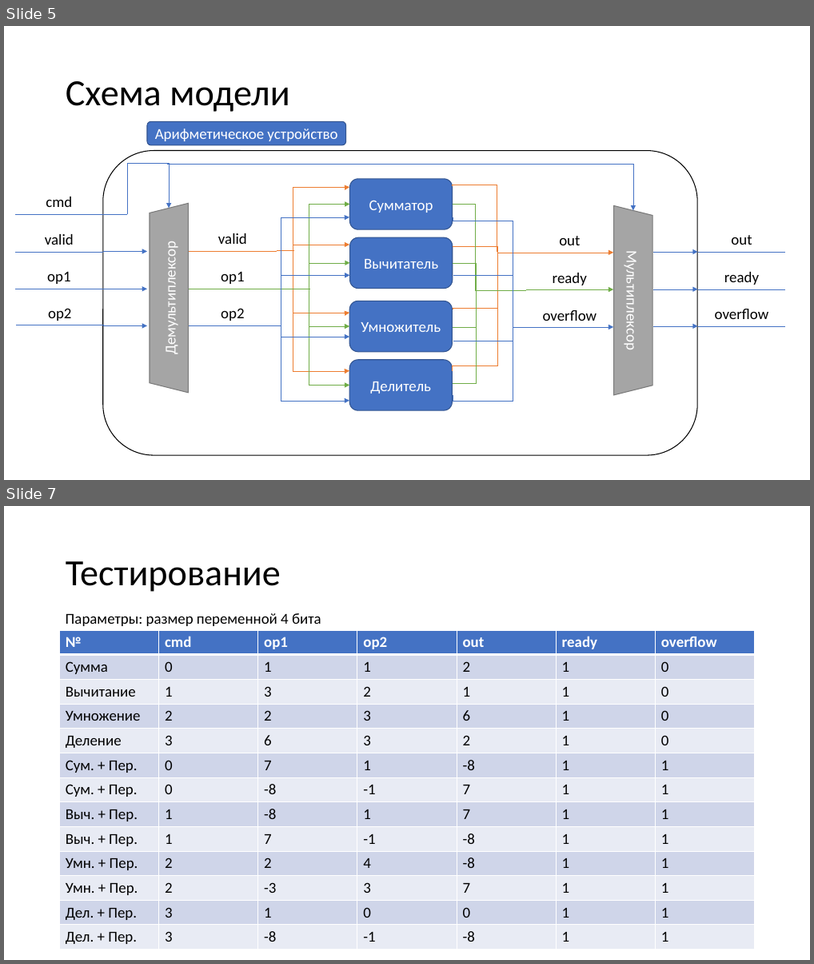
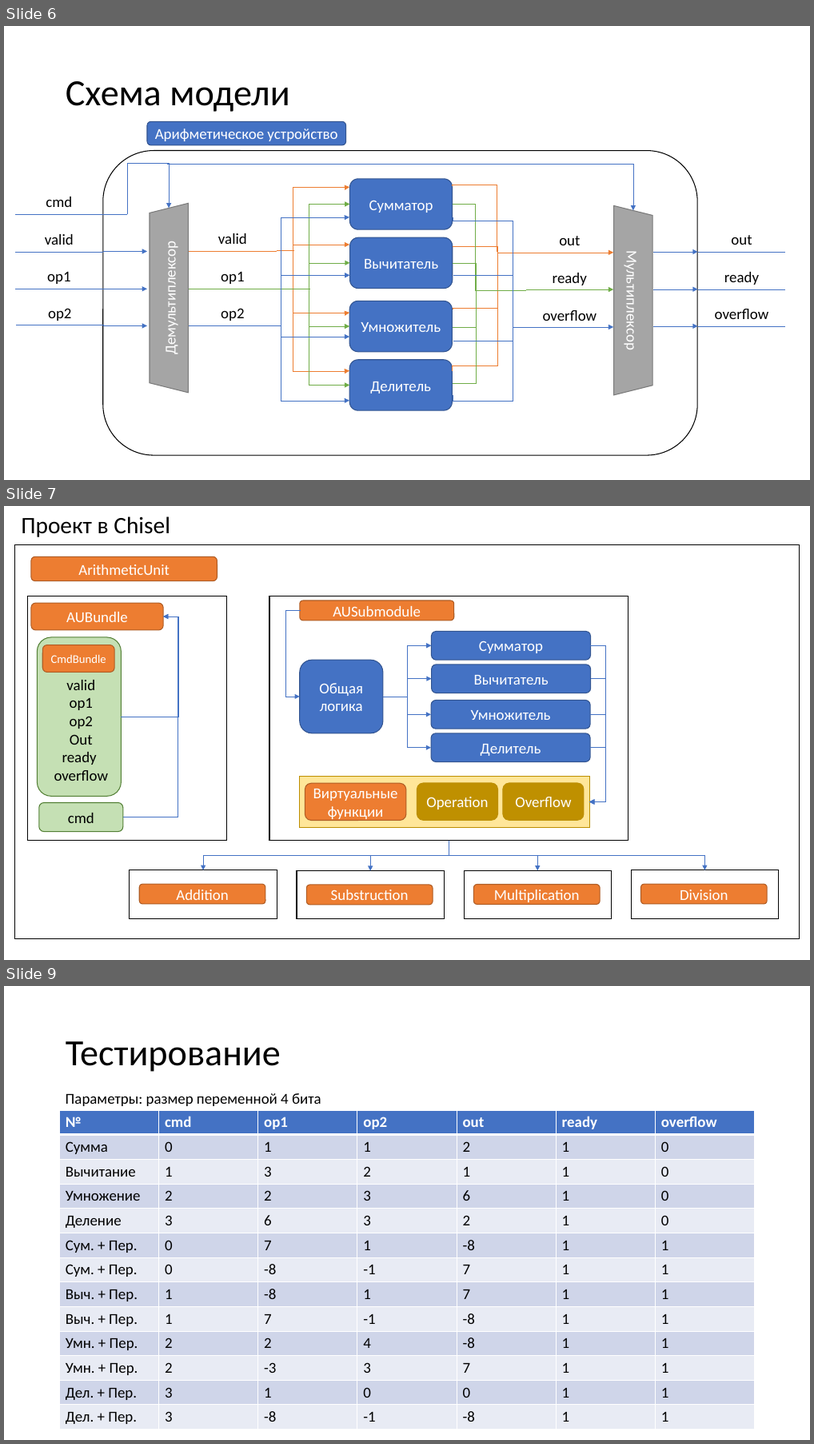
Before and after one commit to Asevulon/Maga_Tests_Chisel, a slide deck: Тестрирование на чизеле.pptx. Shown one above the other, each under a label of ours: slides 5 and 7 before the commit, slides 6, 7 and 9 after it; the slides between them are not shown. The pictures are 814x964 and 814x1444 pixels, drawn with LibreOffice and Linux fonts; fonts in the diff are those of the drawing. Boxes give left, top, right and bottom in pixels: in the first picture for what was removed or moved away, otherwise in the second. Text is boxed around its words. In the diff, an @@ line names an element or a change of style, - is before the commit and + after.

```diff
--- a/Тестрирование на чизеле.pptx
+++ b/Тестрирование на чизеле.pptx
@@ slide 7 added at (4,506,810,960), background #FFFFFF @@
@@ title added at (21,516,170,537), 28 pt, text #000000 @@
+Проект в Chisel
@@ rectangle added at (15,544,799,939), fill #FFFFFF, outline #000000 1 pt @@
@@ rounded rectangle added at (31,557,218,581), fill #ED7D31, outline #AF5C24 1 pt, 18 pt, text #FFFFFF @@
+ArithmeticUnit
@@ group added at (27,596,226,840): 4 rounded rectangles, 2 elbow arrows, 1 rectangle, 1 text @@
+AUBundle
+valid
+op1
+op2
+Out
+ready
+overflow
+CmdBundle
+cmd
@@ group added at (270,596,628,840): 9 rounded rectangles, 9 elbow arrows, 2 rectangles @@
+AUSubmodule
+Вычитатель
+Сумматор
+Умножитель
+Делитель
+Общая логика
+Виртуальные функции
+Operation
+Overflow
@@ elbow arrow added from (450, 840) to (204, 870), #4472C4 0.5 pt @@
@@ elbow arrow added from (450, 840) to (370, 871), #4472C4 0.5 pt @@
@@ elbow arrow added from (450, 840) to (538, 870), #4472C4 0.5 pt @@
@@ elbow arrow added from (450, 840) to (705, 870), #4472C4 0.5 pt @@
@@ group added at (130,870,779,919): 4 rectangles, 4 rounded rectangles @@
+Addition
+Substruction
+Multiplication
+Division
@@ what was slide 5 is now slide 6 @@
@@ what was slide 7 is now slide 9 @@
```
Also in this commit, not shown: 4 slides changed, 1 other slide added.
